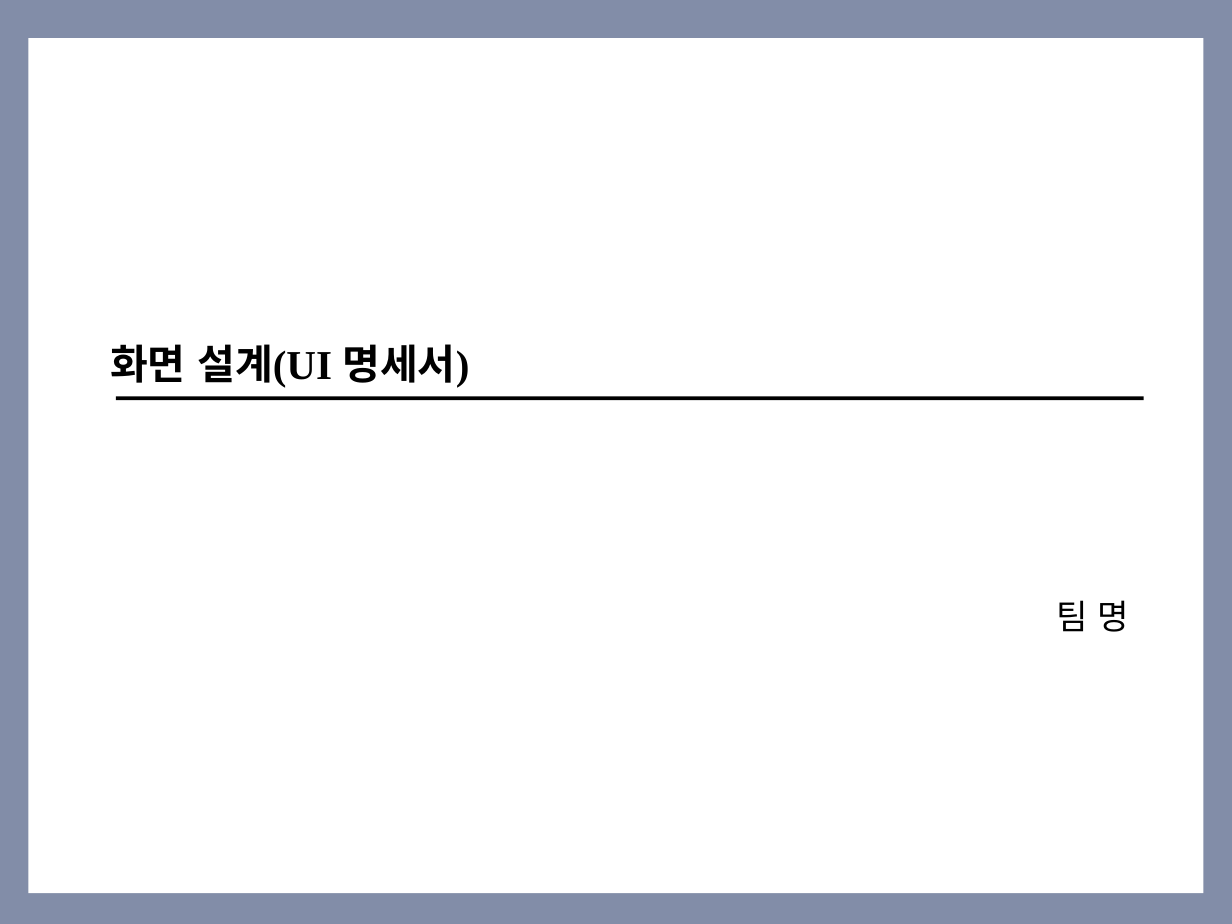
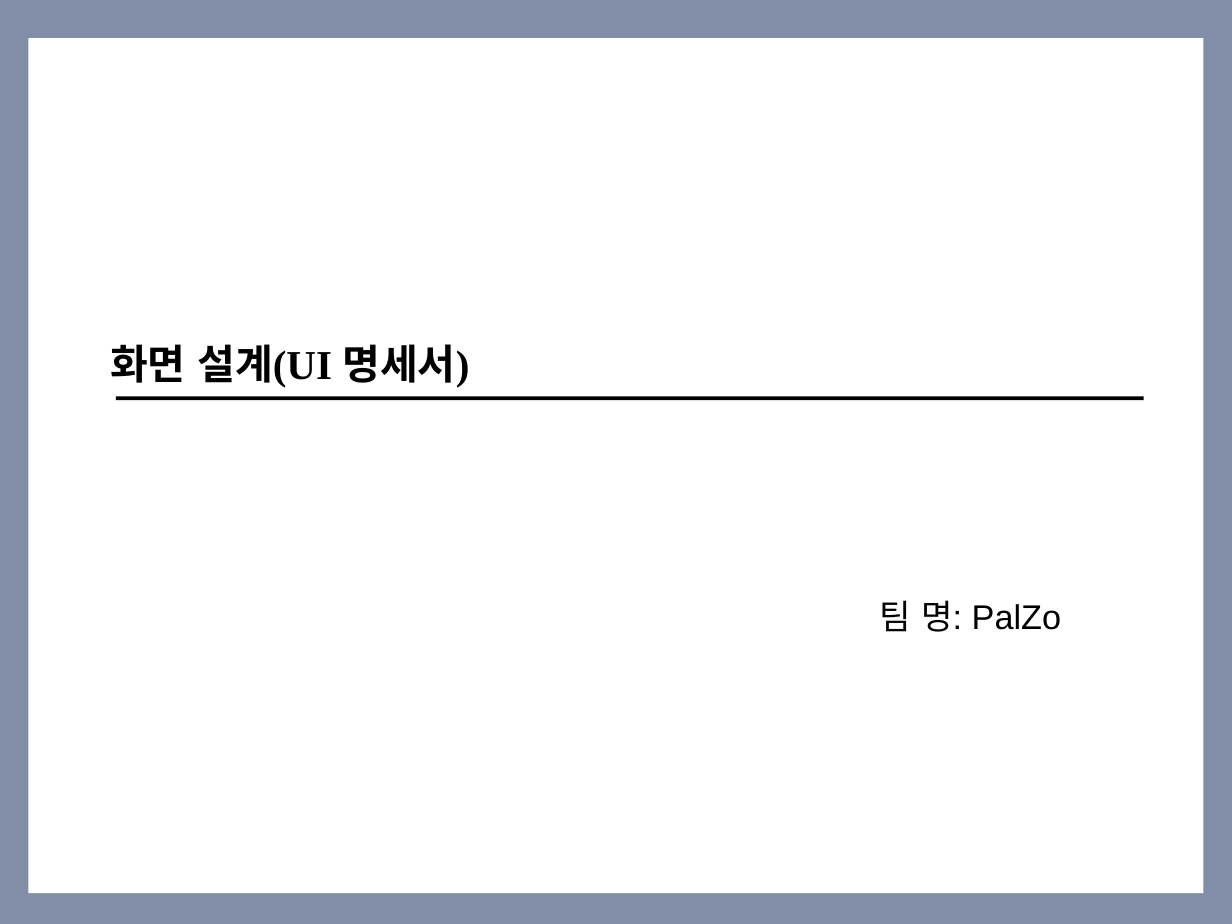
Before and after one commit to SMU-SE-Admin/18-1_8_PALZO_Doc, a slide deck: slide 1 of 03 설계/UI 설계서_8_Palzo.pptx. Drawn at 1232x924 pixels with LibreOffice and Linux fonts; fonts in the diff are those of the drawing. Boxes give left, top, right and bottom in pixels: in the first picture for what was removed or moved away, otherwise in the second. Text is boxed around its words. In the diff, an @@ line names an element or a change of style, - is before the commit and + after.

Commit message:
#1102 UI 설계서 작성
모든 항목 장성 완료

```diff
--- a/03 설계/UI 설계서_8_Palzo.pptx
+++ b/03 설계/UI 설계서_8_Palzo.pptx
@@ text at [880, 600, 1061, 632]: text changed @@
-팀 명
+팀 명: PalZo
```
